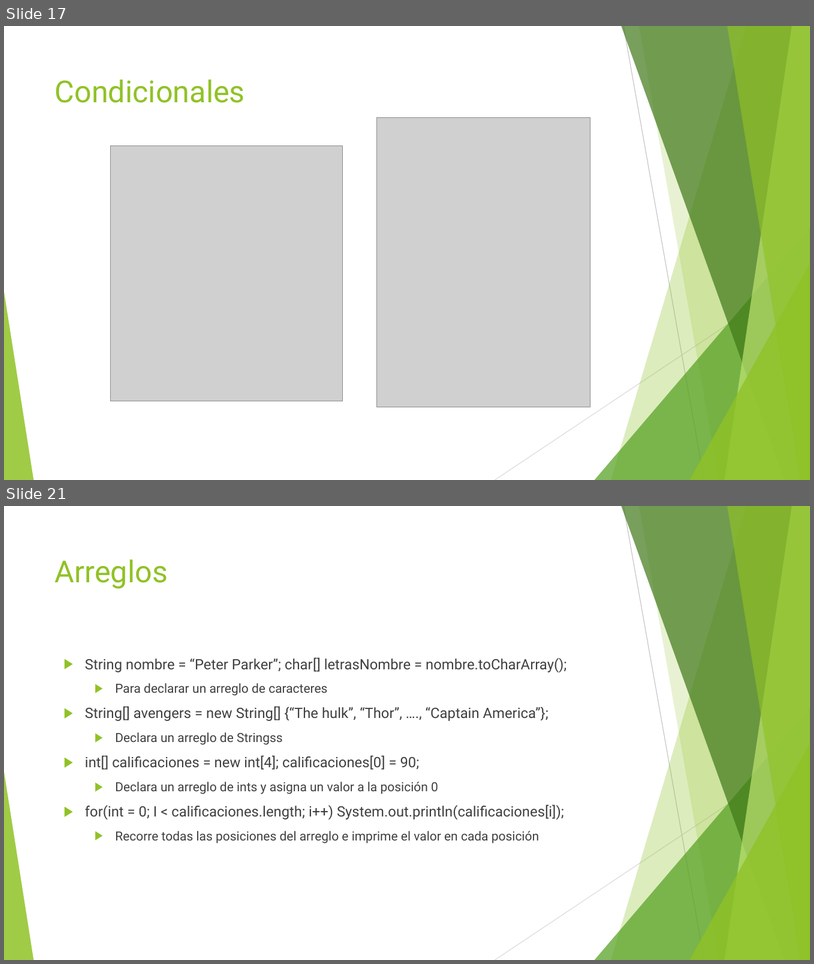
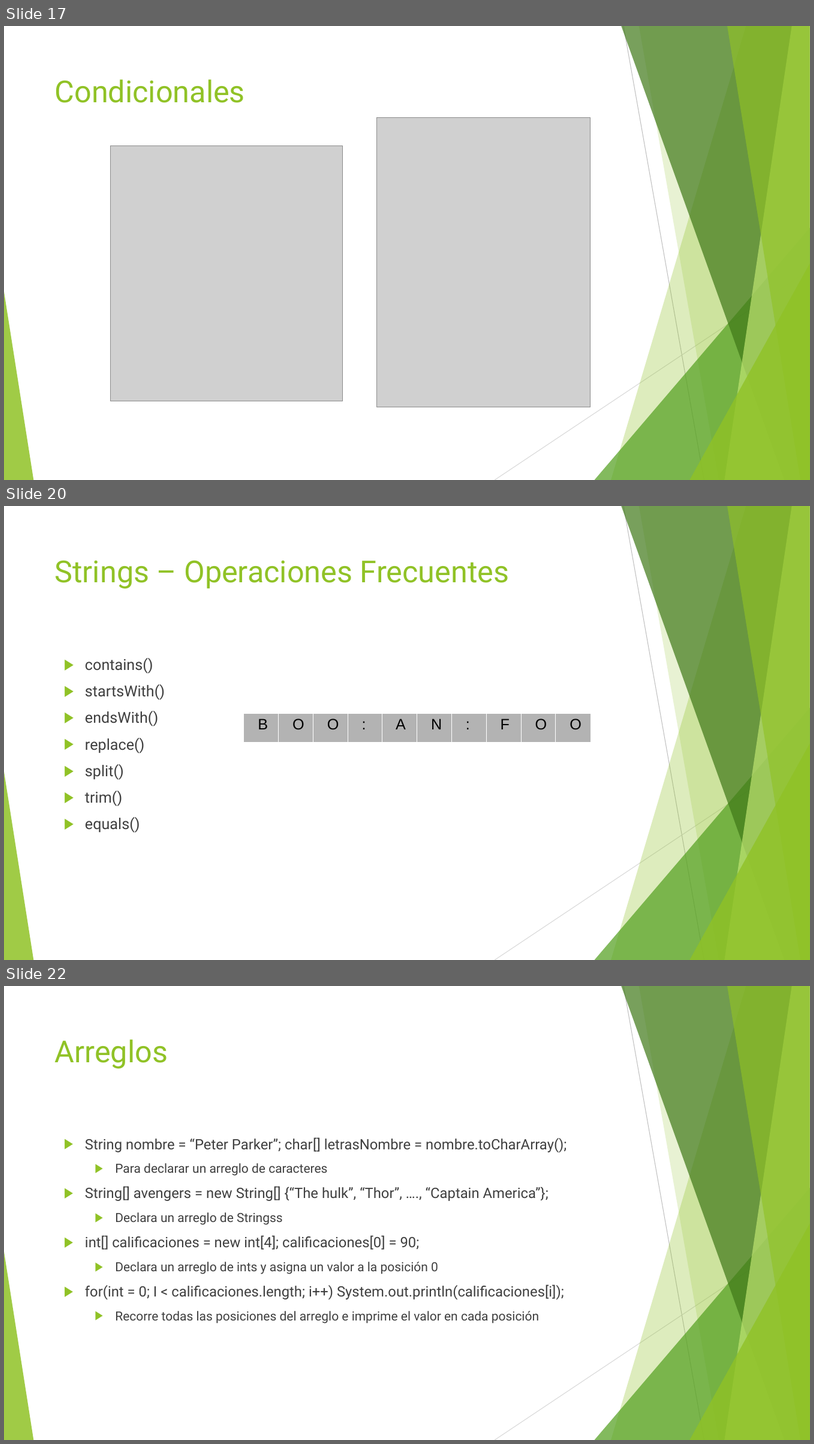
Before and after one commit to jomarnavarro/basicJava, a slide deck: slides/SeleniumModule2.pptx. Shown one above the other, each under a label of ours: slides 17 and 21 before the commit, slides 17, 20 and 22 after it; the slides between them are not shown. The pictures are 814x964 and 814x1444 pixels, drawn with LibreOffice and Linux fonts; fonts in the diff are those of the drawing; grey boxes stand for pictures. Boxes give left, top, right and bottom in pixels: in the first picture for what was removed or moved away, otherwise in the second. Text is boxed around its words. In the diff, an @@ line names an element or a change of style, - is before the commit and + after.

Commit message:
Adds programs and slides for strings

```diff
--- a/slides/SeleniumModule2.pptx
+++ b/slides/SeleniumModule2.pptx
@@ slide 20 added at box(4, 506, 810, 960), background #FFFFFF; not listed: 10 template elements that a slide beside it also shows @@
@@ text added at box(55, 560, 509, 589), 36 pt, text #90C226 @@
+Strings – Operaciones Frecuentes
@@ text added at box(85, 658, 165, 832), 18 pt, text #3F3F3F @@
+▶ contains()
+▶ startsWith()
+▶ endsWith()
+▶ replace()
+▶ split()
+▶ trim()
+▶ equals()
@@ table added at box(243, 713, 589, 742), 1 rows, 10 columns @@
+B | O | O | : | A | N | : | F | O | O
@@ what was slide 21 is now slide 22 @@
```
Also in this commit, not shown: 7 slides changed, 1 other slide added, 1 slide removed, 5 other files.
